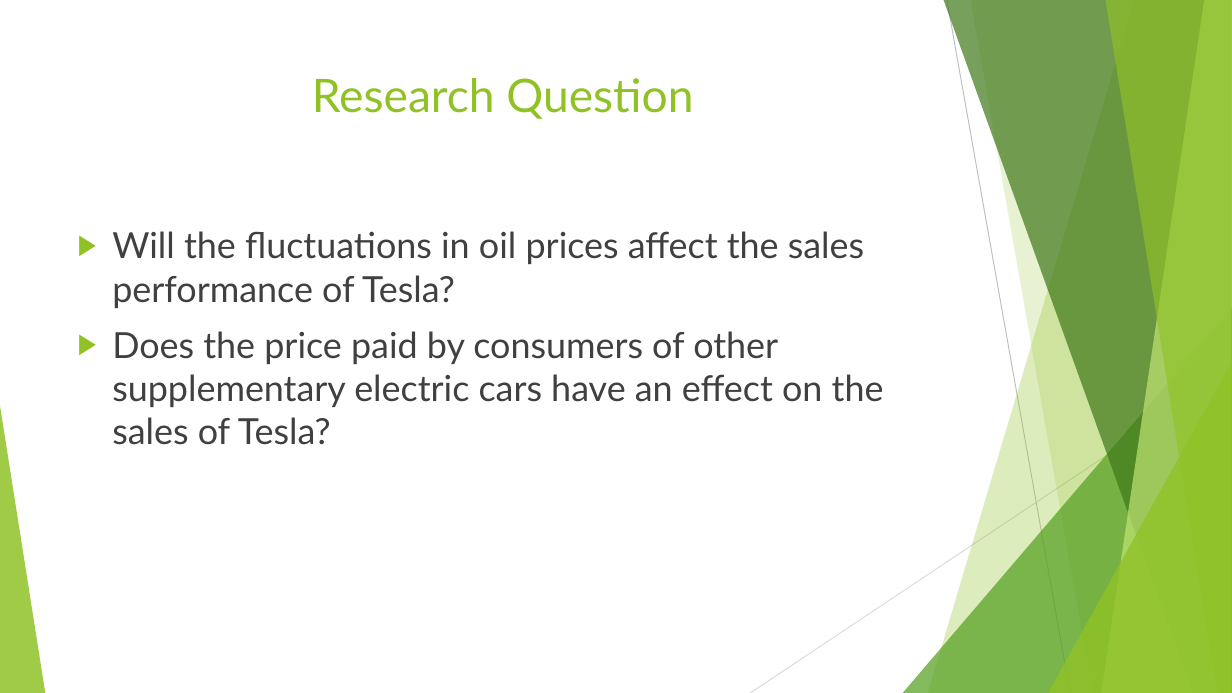
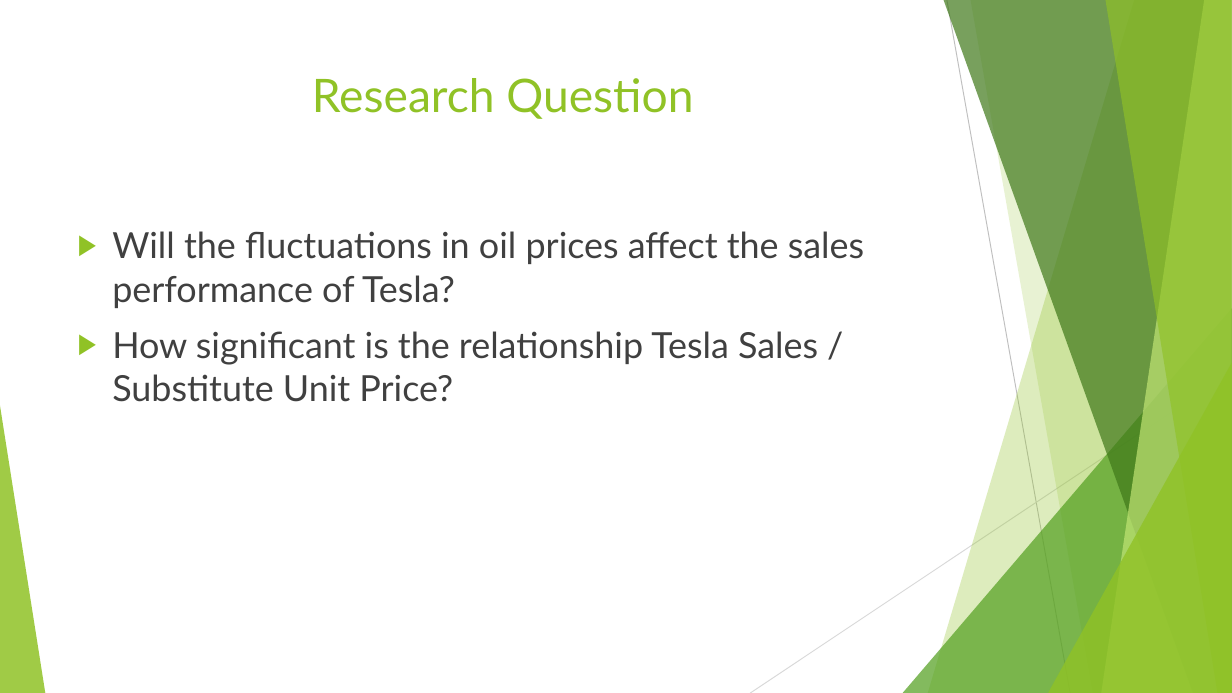
Before and after one commit to sonamgupta1105/Tesla_Analytics, a slide deck: slide 3 of finalPptTesla.pptx. Drawn at 1232x693 pixels with LibreOffice and Linux fonts; fonts in the diff are those of the drawing. Boxes give left, top, right and bottom in pixels: in the first picture for what was removed or moved away, otherwise in the second. Text is boxed around its words. In the diff, an @@ line names an element or a change of style, - is before the commit and + after.

```diff
--- a/finalPptTesla.pptx
+++ b/finalPptTesla.pptx
@@ text at box(112, 331, 818, 402): text changed @@
-▶ Does the price paid by consumers of other supplementary electric cars have an effect on the sales of Tesla?
+▶ How significant is the relationship Tesla Sales / Substitute Unit Price?
```
Also in this commit, not shown: 14 other slides changed.
